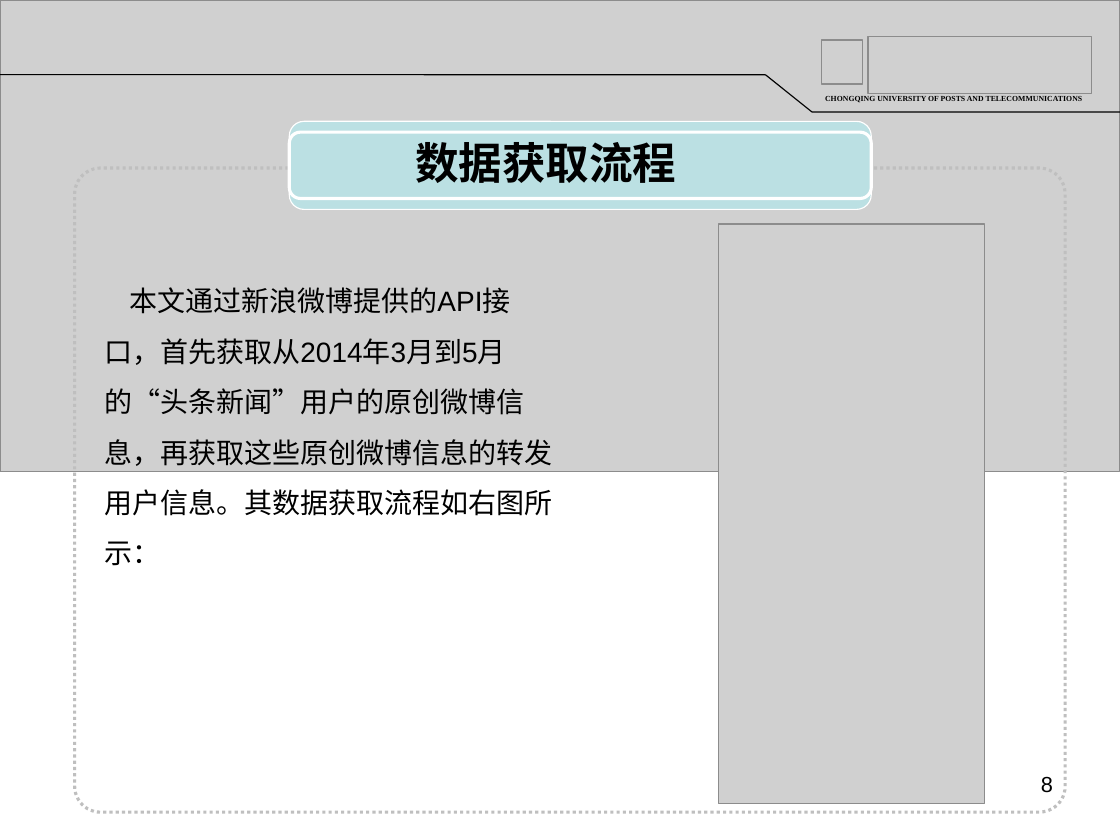
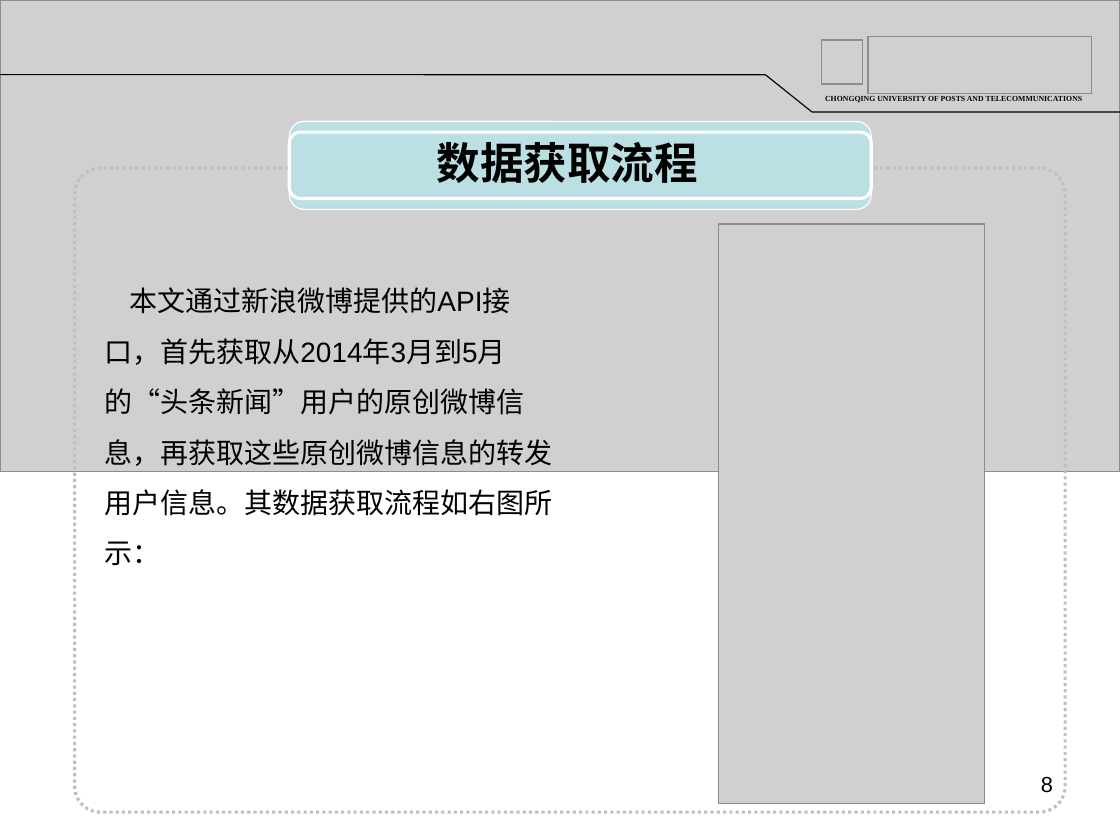
Before and after one commit to sunhongtao/Big_thesis, a slide deck: slide 8 of 毕业答辩/游新年毕业答辩终稿2.ppt. Drawn at 1120x840 pixels with LibreOffice and Linux fonts; fonts in the diff are those of the drawing; grey boxes stand for pictures. Boxes give left, top, right and bottom in pixels: in the first picture for what was removed or moved away, otherwise in the second. Text is boxed around its words. In the diff, an @@ line names an element or a change of style, - is before the commit and + after.

```diff
--- a/毕业答辩/游新年毕业答辩终稿2.ppt
+++ b/毕业答辩/游新年毕业答辩终稿2.ppt
@@ text "数据获取流程": place and size @@
-text "数据获取流程" at (415,142,676,183)
+text "数据获取流程" at (437,142,698,183)
```
Also in this commit, not shown: 12 other slides changed, 2 other files.
